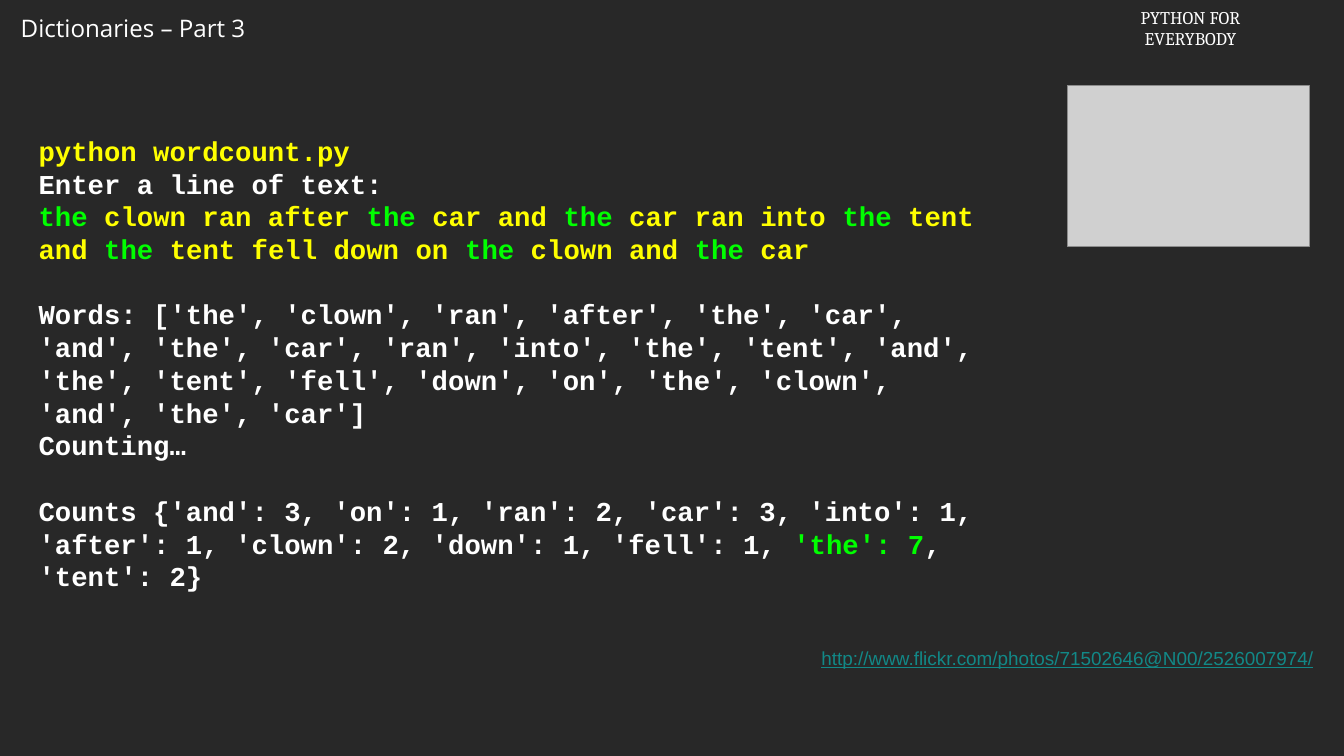
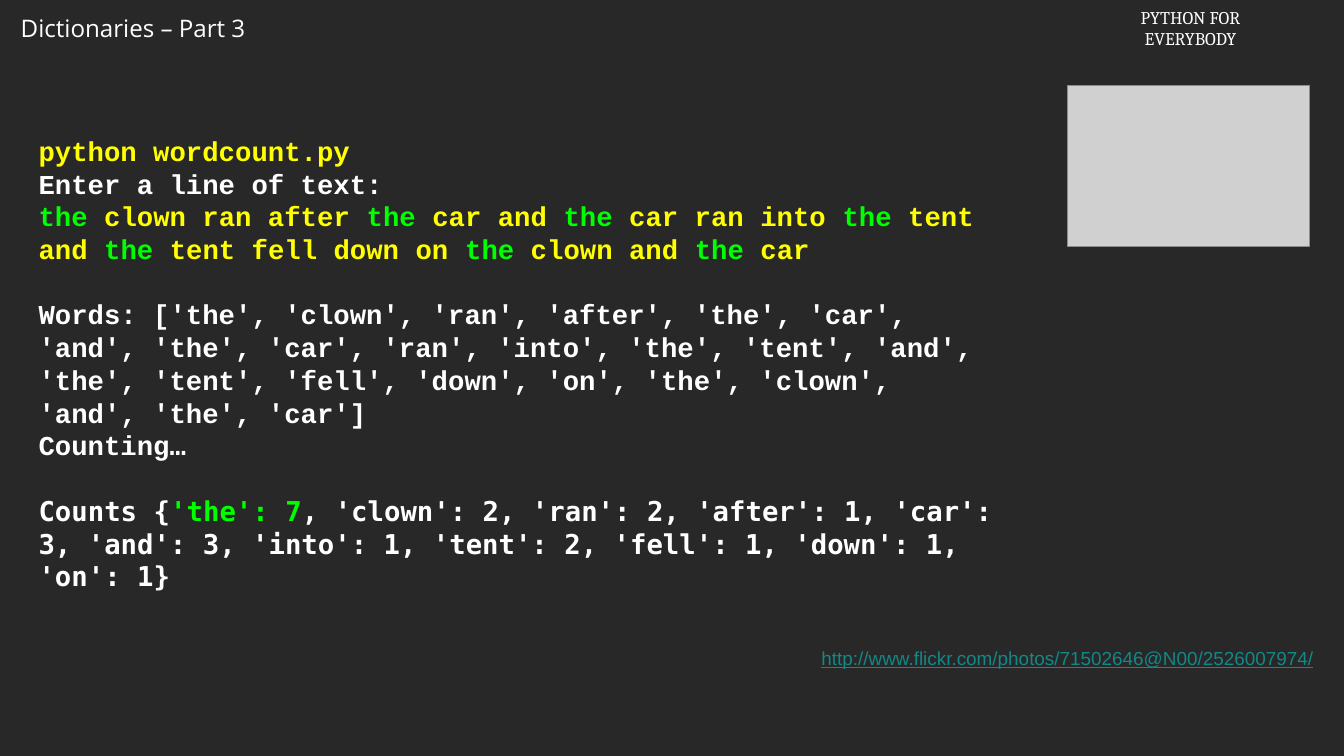
Before and after one commit to csev/py4e, a slide deck: slide 3 of cai/redo-2024/Slides/09-03-python4e.06.113016.pptx. Drawn at 1344x756 pixels with LibreOffice and Linux fonts; fonts in the diff are those of the drawing; grey boxes stand for pictures; background and template pictures are left out. Boxes give left, top, right and bottom in pixels: in the first picture for what was removed or moved away, otherwise in the second. Text is boxed around its words. In the diff, an @@ line names an element or a change of style, - is before the commit and + after.

```diff
--- a/cai/redo-2024/Slides/09-03-python4e.06.113016.pptx
+++ b/cai/redo-2024/Slides/09-03-python4e.06.113016.pptx
@@ text at (39,500,993,591): text changed; font Courier New to DejaVu Sans Mono @@
-Counts {'and': 3, 'on': 1, 'ran': 2, 'car': 3, 'into': 1, 'after': 1, 'clown': 2, 'down': 1, 'fell': 1, 'the': 7, 'tent': 2}
+Counts {'the': 7, 'clown': 2, 'ran': 2, 'after': 1, 'car': 3, 'and': 3, 'into': 1, 'tent': 2, 'fell': 1, 'down': 1, 'on': 1}
```
Also in this commit, not shown: 4 other slides changed, 1 slide added, 1 slide removed, 6 other files.
